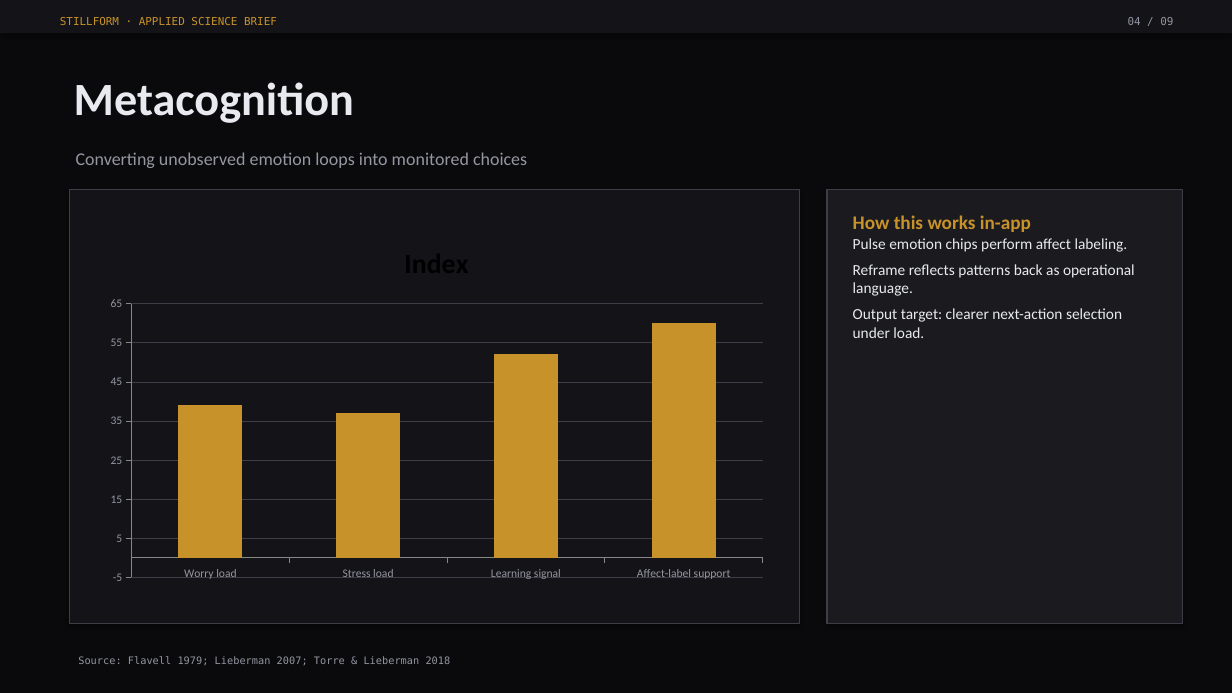
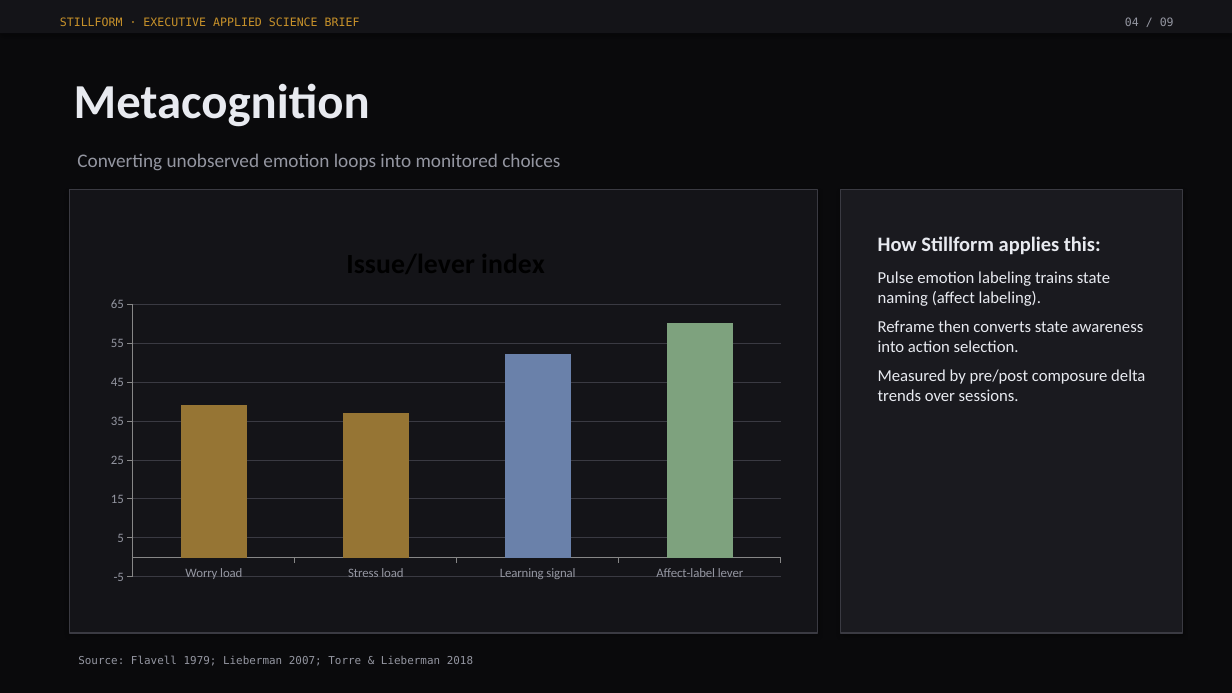
Before and after one commit to EmberEnterprises/Stillform, a slide deck: slide 4 of public/Stillform_Executive_Deck.pptx. Drawn at 1232x693 pixels with LibreOffice and Linux fonts; fonts in the diff are those of the drawing. Boxes give left, top, right and bottom in pixels: in the first picture for what was removed or moved away, otherwise in the second. Text is boxed around its words. In the diff, an @@ line names an element or a change of style, - is before the commit and + after.

```diff
--- a/public/Stillform_Executive_Deck.pptx
+++ b/public/Stillform_Executive_Deck.pptx
@@ text at <box>60,17,360,26</box>: text changed; size 8.5 to 9 pt @@
-STILLFORM · APPLIED SCIENCE BRIEF
+STILLFORM · EXECUTIVE APPLIED SCIENCE BRIEF
@@ text "04 / 09" at <box>1125,17,1174,26</box>: size 8.5 to 9 pt @@
@@ text "Metacognition" at <box>74,83,370,127</box>: size 36 to 38 pt @@
@@ text "Converting unobserved emotion loops into ..." at <box>77,153,560,171</box>: size 14 to 15 pt @@
@@ rectangle: place and size @@
-rectangle at <box>69,189,799,624</box>
+rectangle at <box>69,189,818,633</box>
@@ rectangle at <box>69,189,818,633</box>: outline #3D3E47 0.9 pt to #3A3A42 1 pt @@
@@ rectangle at <box>841,189,1183,633</box>: outline #3D3E47 0.9 pt to #3A3A42 1 pt @@
@@ rectangle: place and size @@
-rectangle at <box>827,189,1183,624</box>
+rectangle at <box>841,189,1183,633</box>
@@ column chart at <box>97,226,795,592</box> @@
@@ title "Index" to "Issue/lever index" @@
-categories: Worry load, Stress load, Learning signal, Affect-label support
+categories: Worry load, Stress load, Learning signal, Affect-label lever
-Index: 39, 37, 52, 60
+Issue/lever index: 39, 37, 52, 60
@@ colours of single points changed @@
@@ category axis changed @@
@@ value axis changed @@
@@ column chart: place and size @@
-column chart at <box>97,226,776,592</box>
+column chart at <box>97,226,795,592</box>
@@ text at <box>878,236,1145,401</box>: text changed; size 12 to 13 pt @@
-How this works in-app
-Pulse emotion chips perform affect labeling.
-Reframe reflects patterns back as operational language.
-Output target: clearer next-action selection under load.
+How Stillform applies this:
+Pulse emotion labeling trains state naming (affect labeling).
+Reframe then converts state awareness into action selection.
+Measured by pre/post composure delta trends over sessions.
@@ text "Source: Flavell 1979; Lieberman 2007; ..." at <box>78,656,473,666</box>: size 8 to 8.5 pt @@
```
Also in this commit, not shown: 5 other slides changed, 3 slides added, 3 slides removed, 2 other files.
